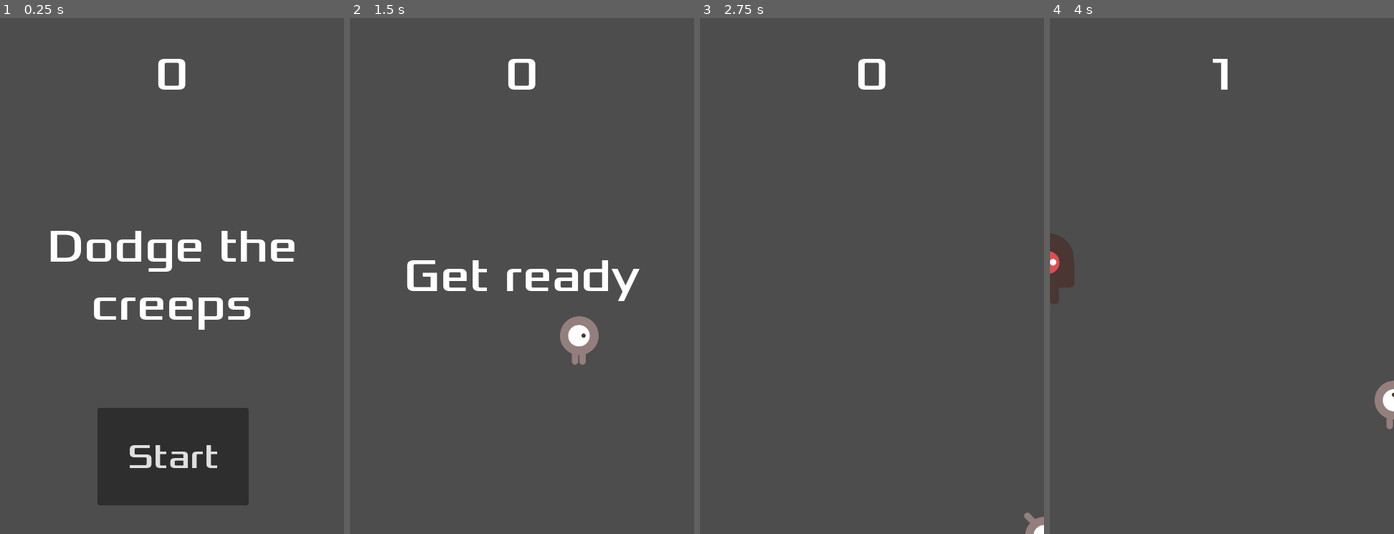
Above: before the commit, frames 1-4 (left to right).
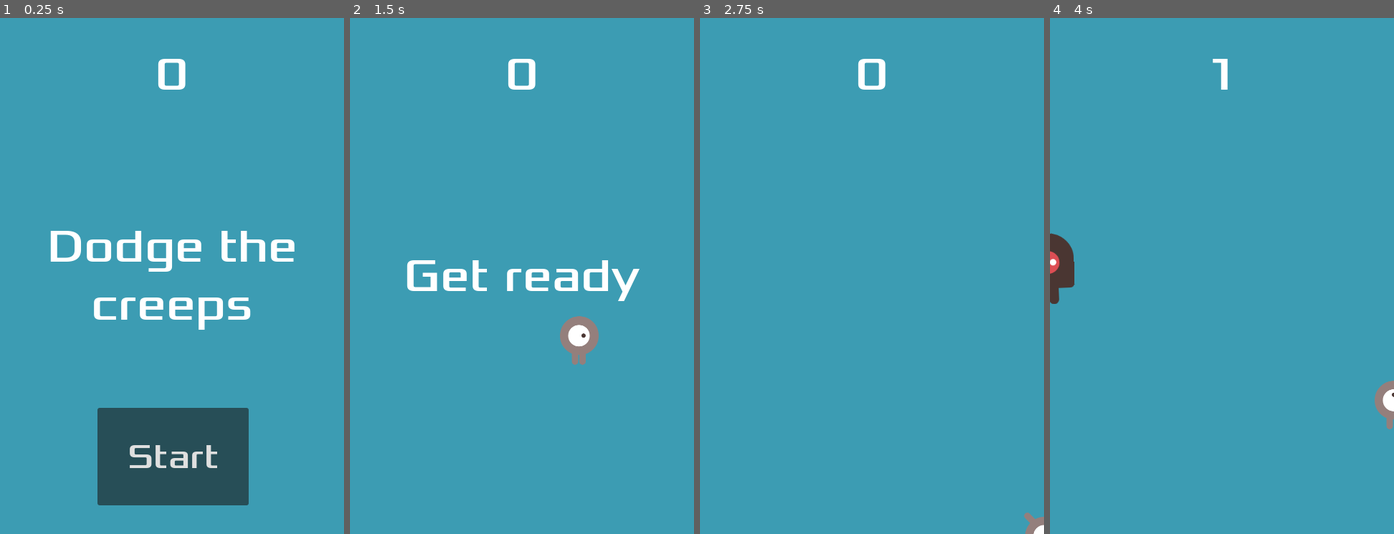
Above: after the commit, the same moments.

Repository: GajaGuerrini/Godot-1st-tutorial
Game: Godot game, scene res://main.tscn
Same seed, same stepped clock (60 frames per second), same inputs: the game is played once before the commit and once after it.
Inputs:
- Up to frame 1 (0.25 s): no input
- Up to frame 2 (1.5 s): click "Start" at 0.5 s; tap Enter at 1.25 s; hold Right (ui_right) from 1.28 s (still down)
- Up to frame 3 (2.75 s): release Right (ui_right) at 2.03 s; hold Down (ui_down) from 2.03 s (still down)
- Up to frame 4 (4 s): release Down (ui_down) at 2.78 s; hold Right (ui_right) 2.78-3.53 s; hold Up (ui_up) from 3.53 s (still down)

The runs differ from the first frame. In frame 1, 97% of the frame differs, in the area x 0-100%, y 0-100%; in frame 2, 98%; in frame 3, 100%; in frame 4, 99%.

Commit message:
background added

Diff:
--- a/main.tscn
+++ b/main.tscn
@@ -14,6 +14,13 @@
 [node name="Main" type="Node2D"]
 script = ExtResource("1_sj6fq")
 Mob = ExtResource("2_46v7k")
+
+[node name="BackGround" type="ColorRect" parent="."]
+offset_left = -7.0
+offset_top = -14.0
+offset_right = 485.0
+offset_bottom = 725.0
+color = Color(0.235294, 0.611765, 0.701961, 1)
 
 [node name="Player" parent="." instance=ExtResource("1_6twae")]
 position = Vector2(179, 158)
